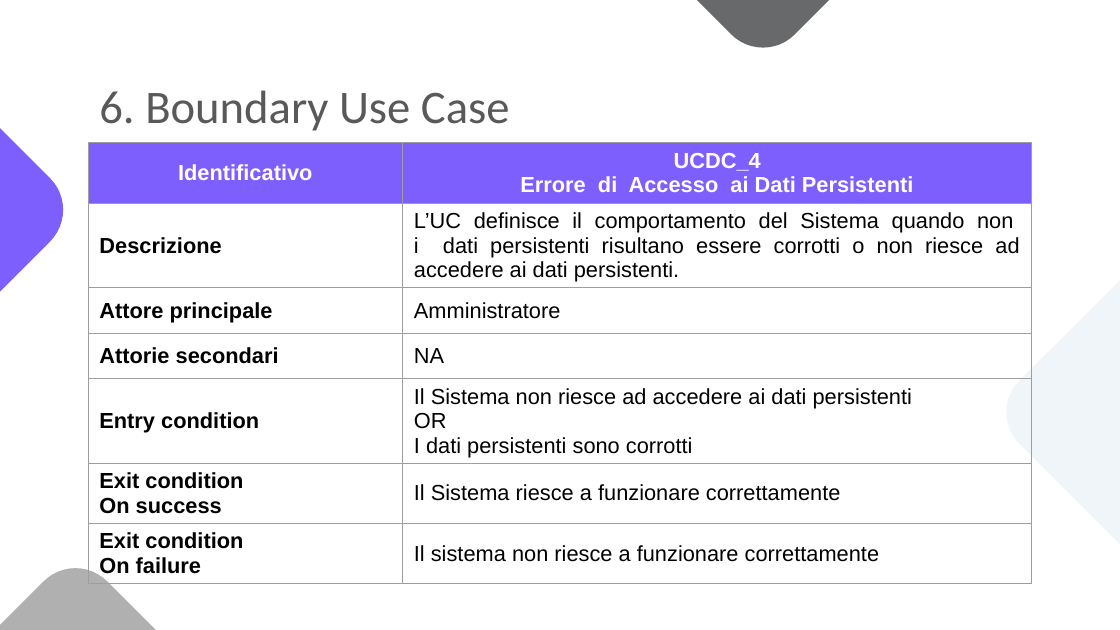
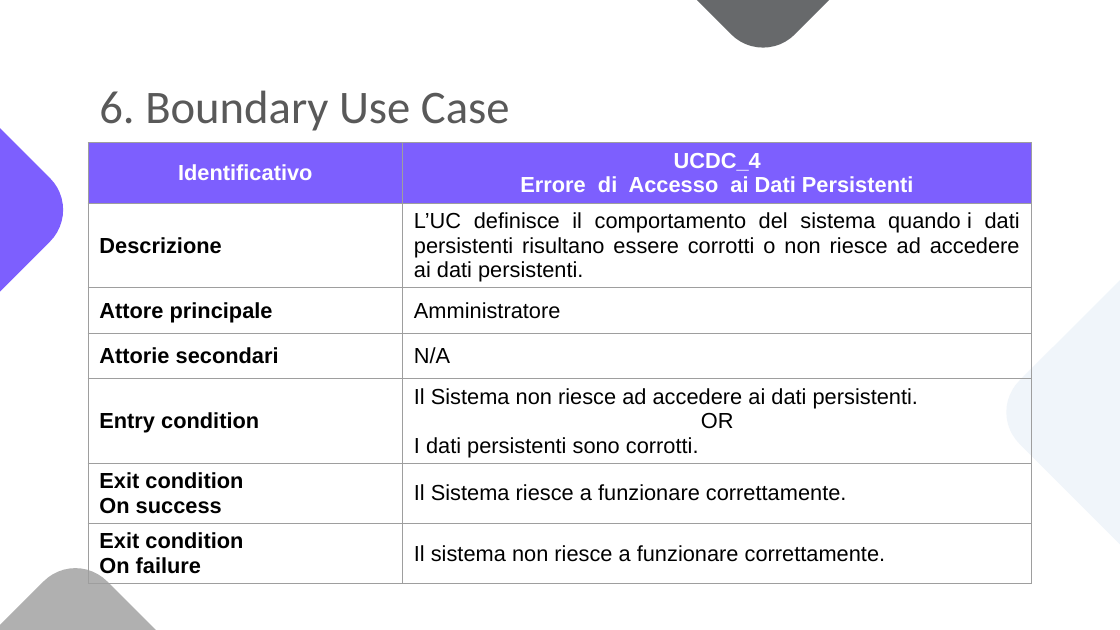
Before and after one commit to notjuary/Bookster_Classe03, a slide deck: slide 69 of DOC/Presentazione.pptx (slide 70 before the commit). Drawn at 1120x630 pixels with LibreOffice and Linux fonts; fonts in the diff are those of the drawing. Boxes give left, top, right and bottom in pixels: in the first picture for what was removed or moved away, otherwise in the second. Text is boxed around its words. In the diff, an @@ line names an element or a change of style, - is before the commit and + after.

```diff
--- a/DOC/Presentazione.pptx
+++ b/DOC/Presentazione.pptx
@@ table at (x1=88, y1=143, x2=1033, y2=604) @@
-row 2, column 2: L’UC definisce il comportamento del Sistema quando non i dati persistenti risultano essere corrotti o non riesce ad accedere ai dati persistenti.
+row 2, column 2: L’UC definisce il comportamento del sistema quando i dati persistenti risultano essere corrotti o non riesce ad accedere ai dati persistenti.
-row 4, column 2: NA
+row 4, column 2: N/A
-row 5, column 2: Il Sistema non riesce ad accedere ai dati persistenti / OR / I dati persistenti sono corrotti
+row 5, column 2: Il Sistema non riesce ad accedere ai dati persistenti. / OR / I dati persistenti sono corrotti.
-row 6, column 2: Il Sistema riesce a funzionare correttamente
+row 6, column 2: Il Sistema riesce a funzionare correttamente.
-row 7, column 2: Il sistema non riesce a funzionare correttamente
+row 7, column 2: Il sistema non riesce a funzionare correttamente.
```
Also in this commit, not shown: 57 other slides changed, 1 slide removed.
